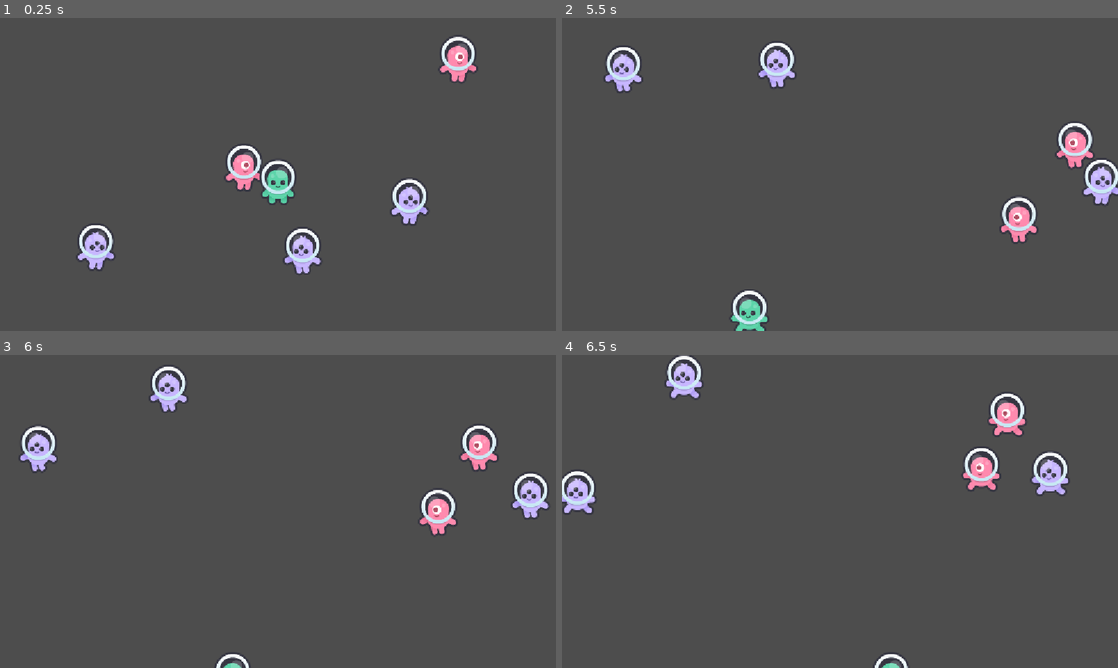
Above: before the commit, frames 1-4 (two rows, left to right).
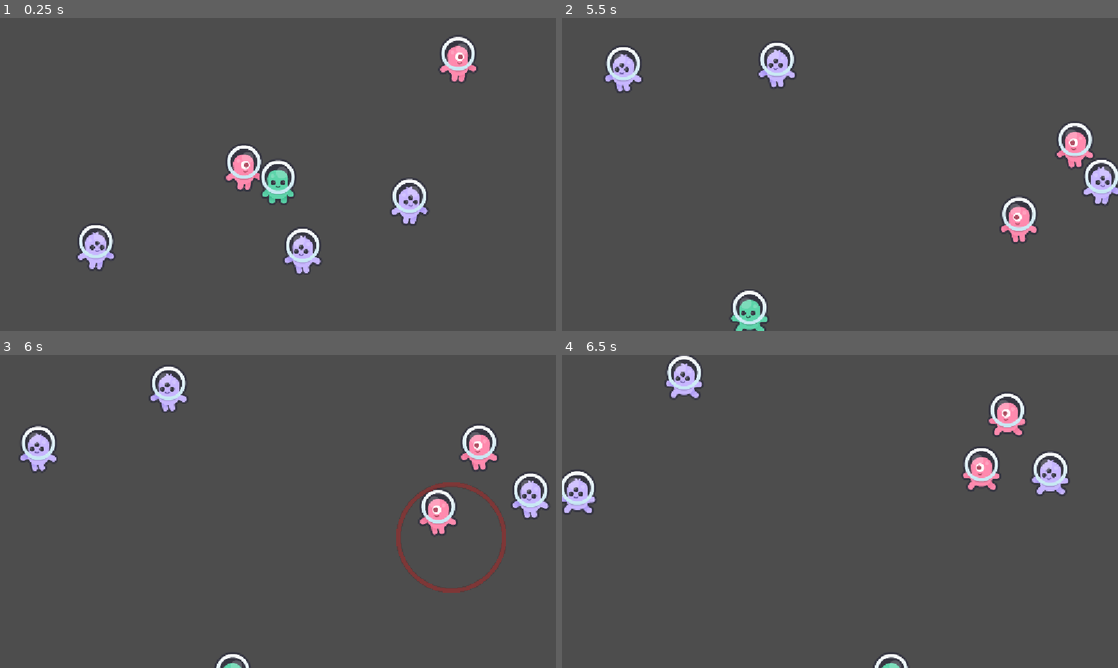
Above: after the commit, the same moments.

Repository: Sepehr-Boz/brackeys-game-jam-2026.2
Game: Godot game, scene res://scenes/game.tscn
The game is run twice, just before and just after one commit, with the same random seed, the same clock (stepped at 60 frames per second) and the same inputs. The engine's default icon, where the game draws it, is replaced by a stand-in: a white triangle on a blue panel in a dark square.
Inputs:
- Up to frame 1 (0.25 s): no input
- Up to frame 2 (5.5 s): hold Right (move_right) 0.53-1.28 s; hold Shift (sprint) 0.53-1.28 s; hold Down (move_down) 1.28-2.03 s; tap Shift (sprint) at 1.35, 2.85, 4.35 s; hold Right (move_right) 2.03-2.78 s; hold Shift (sprint) 2.03-2.78 s; hold Up (move_up) 2.78-3.53 s; hold Shift (sprint) 3.53-4.28 s; hold Left (move_left) 3.53-5.03 s; hold Down (move_down) from 5.03 s (still down); hold Shift (sprint) from 5.03 s (still down)
- Up to frame 3 (6 s): release Down (move_down) at 5.78 s; release Shift (sprint) at 5.78 s; hold Right (move_right) from 5.78 s (still down); tap Shift (sprint) at 5.85 s
- Up to frame 4 (6.5 s): keep holding Right (move_right)

Frames 1-2 are identical in both runs. In frame 3, 0.8% of the frame differs, in the area x 71-91%, y 40-76%; in frame 4, nothing differs.

Commit message:
feat: enemy spawns indicator at random point before level time up.

Diff:
--- a/scenes/enemy.tscn
+++ b/scenes/enemy.tscn
@@ -11,6 +11,10 @@
 
 [node name="Enemy" type="Area2D" unique_id=265240007 groups=["Enemy"]]
 script = ExtResource("1_md0e3")
+_indicator_initial_color = Color(1, 0, 0, 0.0627451)
+_indicator_final_color = Color(1, 0, 0, 1)
+_indicator_final_scale = Vector2(5, 5)
+_indicator_scale_duration = 2.0
 _walk_speed = 200.0
 _animations = Array[SpriteFrames]([ExtResource("2_c4w8v"), ExtResource("2_4ra3w"), ExtResource("4_xwavj"), ExtResource("5_nenq2")])
 metadata/_custom_type_script = "uid://dvrhrj8qjypld"
--- /dev/null
+++ b/scenes/indicator.tscn
@@ -0,0 +1,20 @@
+[gd_scene format=3 uid="uid://b3fe6blho5q0k"]
+
+[ext_resource type="Script" uid="uid://cn5koxraeehyo" path="res://scripts/indicator.gd" id="1_y2dtm"]
+
+[sub_resource type="Gradient" id="Gradient_c4w8v"]
+interpolation_mode = 1
+offsets = PackedFloat32Array(0, 0.656, 0.716)
+colors = PackedColorArray(0, 0, 0, 0, 1, 1, 1, 1, 0, 0, 0, 0)
+
+[sub_resource type="GradientTexture2D" id="GradientTexture2D_lwqr5"]
+gradient = SubResource("Gradient_c4w8v")
+width = 128
+height = 128
+fill = 1
+fill_from = Vector2(0.5, 0.5)
+
+[node name="Indicator" type="Sprite2D" unique_id=1059617131]
+texture = SubResource("GradientTexture2D_lwqr5")
+script = ExtResource("1_y2dtm")
+_final_color = Color(1, 0.1764706, 0.1764706, 0.6862745)
--- a/scripts/enemy_controller.gd
+++ b/scripts/enemy_controller.gd
@@ -1,16 +1,27 @@
 class_name EnemyController2D
 extends NPCController2D
 
+@export_group("Indicator Props.")
+@export var _indicator_initial_color: Color
+@export var _indicator_final_color: Color
+@export var _indicator_final_scale: Vector2
+@export var _indicator_scale_duration: float
+
 var _bullet_scene: PackedScene = preload("res://scenes/bullet.tscn")
+var _indicator_scene: PackedScene = preload("res://scenes/indicator.tscn")
 var _is_dancing: bool = false
+var _time_when_indicate: float
+var _is_indicating: bool = false
 
 # Called when the node enters the scene tree for the first time.
 func _ready() -> void:
 	super._ready()
+	_time_when_indicate = _rng.randf_range(GameManager.LEVEL_TIME / 5, GameManager.LEVEL_TIME / 1.5)
 	# connect to the time up signal in game manager and when it emits then
 	# make the enemy face towards the player and shoot
 	GameManager.time_up.connect(_on_timer_up)
 	GameManager.player_hit.connect(_on_player_hit)
+	GameManager.time_left.connect(_on_time_decreased)
 
 func _process(delta: float) -> void:
 	if _is_dancing:
@@ -30,3 +41,11 @@
 	_sprite.animation = "victory"
 	_sprite.flip_h = _rng.randi_range(0, 1) == 1
 	_is_dancing = true
+
+func _on_time_decreased(time_remaining: float) -> void:
+	if time_remaining <= _time_when_indicate and not _is_indicating:
+		_is_indicating = true
+		var indicator: Indicator = _indicator_scene.instantiate()
+		add_sibling(indicator)
+		indicator.position = position
+		indicator.play()
--- /dev/null
+++ b/scripts/indicator.gd
@@ -0,0 +1,20 @@
+class_name Indicator
+extends Sprite2D
+
+@export var _initial_color: Color = Color(0,0,0,0)
+@export var _final_color: Color = Color(1,1,1,1)
+@export var _initial_scale: Vector2 = Vector2(0.1, 0.1)
+@export var _final_scale: Vector2 = Vector2(2.5, 2.5)
+@export var _tween_duration: float = 0.5
+
+# Called when the node enters the scene tree for the first time.
+func _ready() -> void:
+	modulate = _initial_color
+	scale = _initial_scale
+
+func play() -> void:
+	var tween: Tween = get_tree().create_tween()
+	tween.tween_property(self, "modulate", _final_color, _tween_duration)
+	tween.parallel().tween_property(self, "scale", _final_scale, _tween_duration)
+	await tween.finished
+	self.queue_free()
Not shown, added: scripts/indicator.gd.uid
